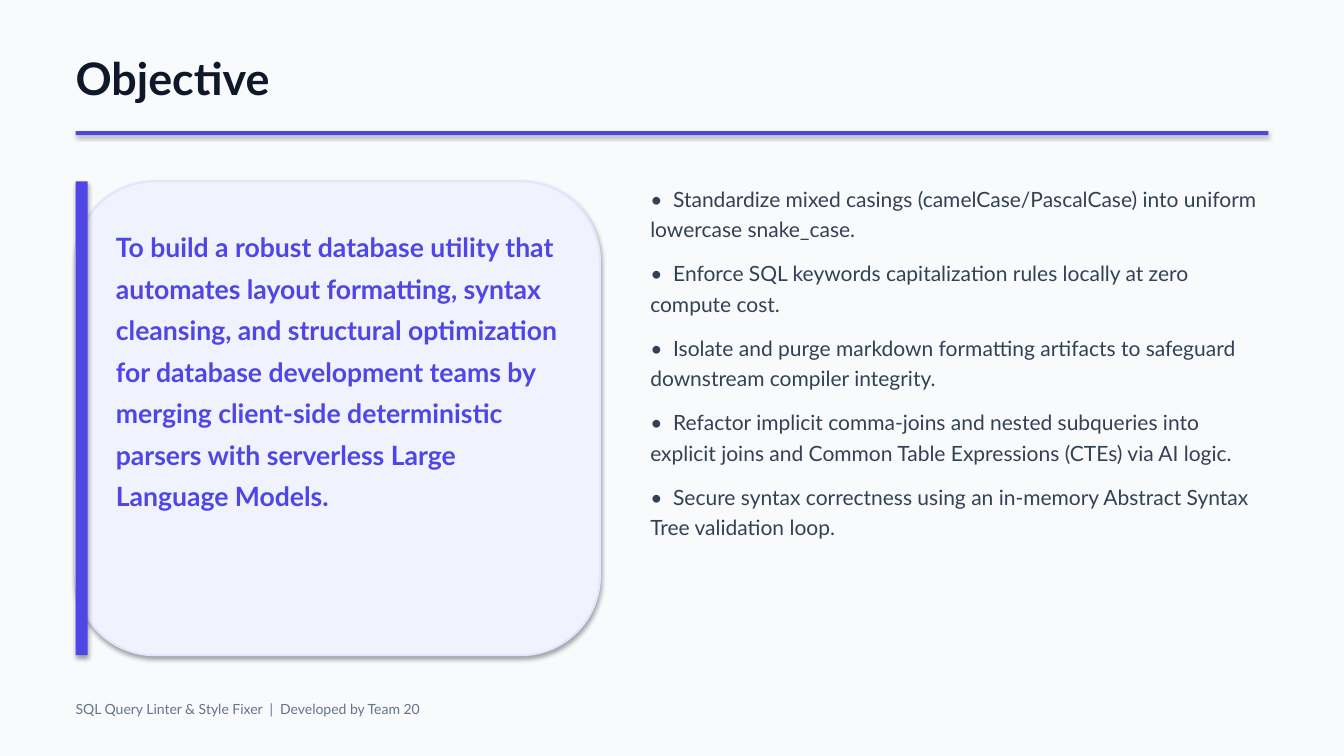
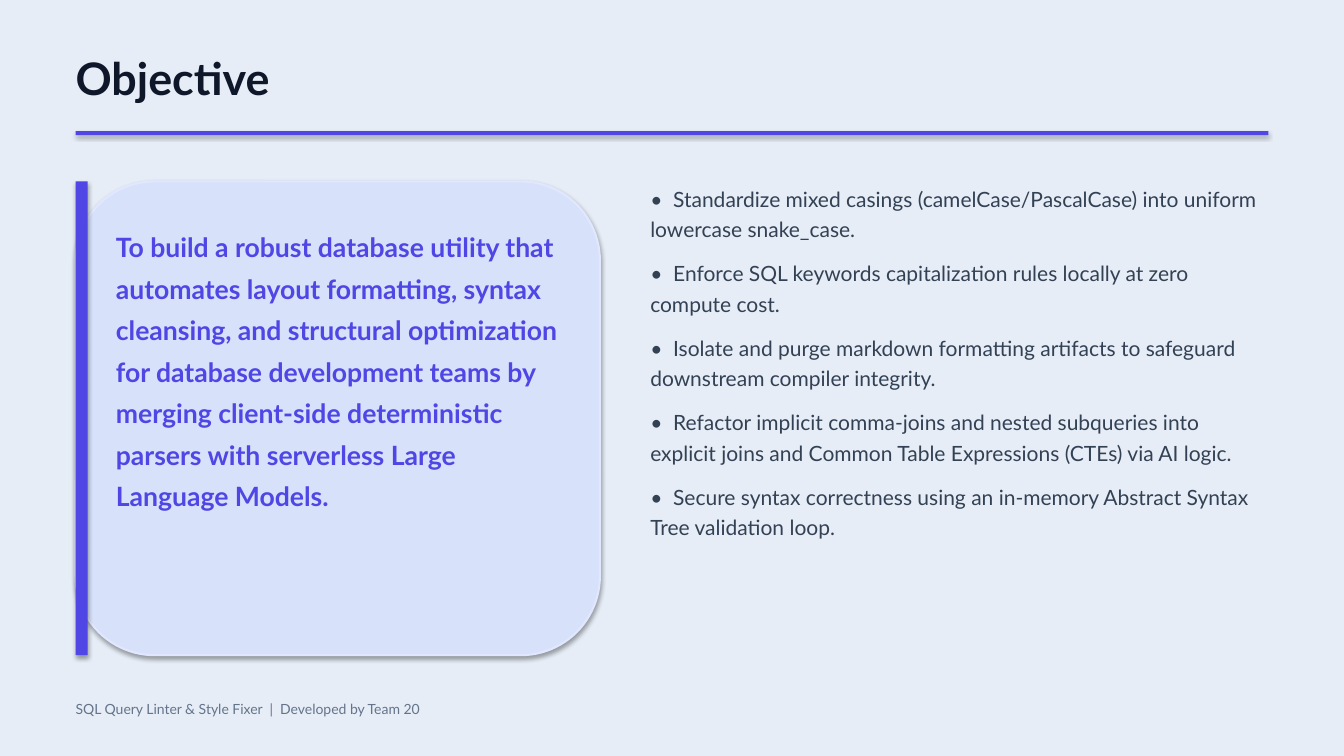
Before and after one commit to bharathpyla/sql-query-linter-style-fixer, a slide deck: slide 2 of Presentation.pptx. Drawn at 1344x756 pixels with LibreOffice and Linux fonts; fonts in the diff are those of the drawing. Boxes give left, top, right and bottom in pixels: in the first picture for what was removed or moved away, otherwise in the second. Text is boxed around its words. In the diff, an @@ line names an element or a change of style, - is before the commit and + after.

Commit message:
Update presentation Presentation.pptx with modern sky blue canvas theme

```diff
--- a/Presentation.pptx
+++ b/Presentation.pptx
@@ background #F8FAFC to #E6EDF6 @@
@@ rounded rectangle at (x1=76, y1=181, x2=600, y2=655): fill #F0F2FE to #D7E2FA @@
```
Also in this commit, not shown: 7 other slides changed.
